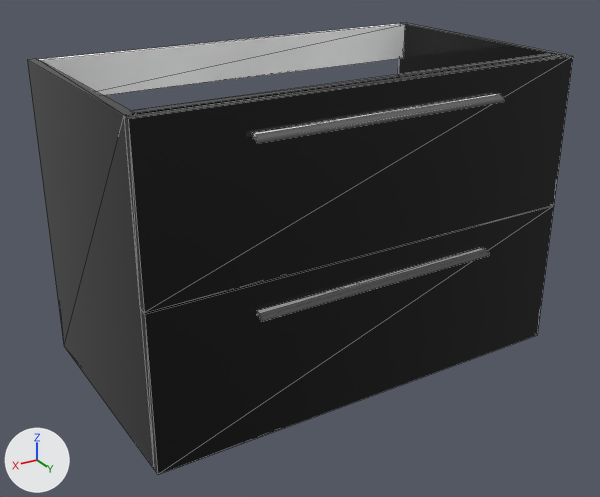
The glTF model demo/src/catalog/items/Fussion_Chrome_800_2_cajones/Fussion_Chrome_800_2_cajones.glb: old version first, new version second.
Rendered twice from a camera (50 mm lens) standing at (3.26, 14.42, 7.96) and looking at (-3.8, 2.64, 2.07). Every picture has the same lights, and +X, +Y and +Z are marked at lower left. Mesh edges are drawn as thin lines. Where no turn or scale is listed for an object, it has been applied to the vertices.

Objects in the first picture: 'Mueble FUSSION CHROME 800 2 cajones'.
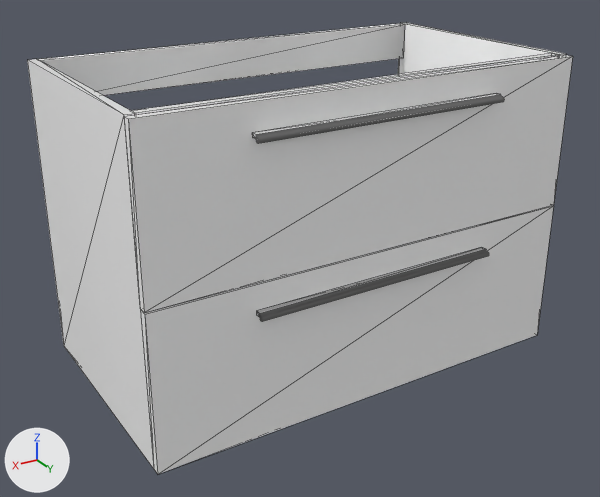
Location of each change, [x1, y1, x2, y2] in pixels of the pictures (600 x 497 px):
'Mueble FUSSION CHROME 800 2 cajones', recoloured, surface changed (black to white)
    both: [27, 23, 573, 474]

The change in detail:
Material 'Material_0' (mat_material_0) changes colour from black #000000 to white #ffffff; in linear values from (0.0, 0.0, 0.0) to (1.0, 1.0, 1.0).
In material 'Material_0' (mat_material_0), roughness goes from 0.1 to 1.0.
In material 'Material_0' (mat_material_0), metallic goes from 0.0 to 1.0.
